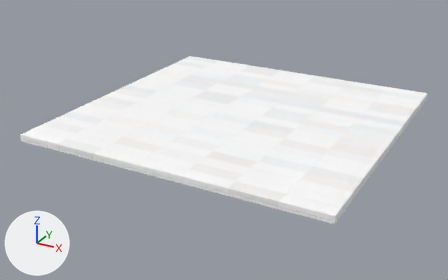
Renders of the glTF model site/models/board_9.glb from each side of a commit.
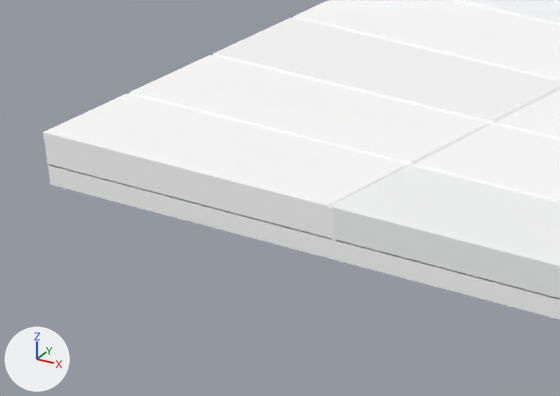
The first picture shows the older version from a 50 mm lens placed at (1.337, -2.609, 1.152), pointed at (-0.051, -0.085, -0.11). The close-ups show the older and then the newer version on the part from 3% to 19% of the width and 42% to 60% of the height of that picture. Only the edits that show in the close-ups are written down. The axes (+X, +Y, +Z) are drawn at lower left. The lights are the same throughout.

Names of what the first close-up shows: 'MORTAR', 'T01_T01', 'backing'.
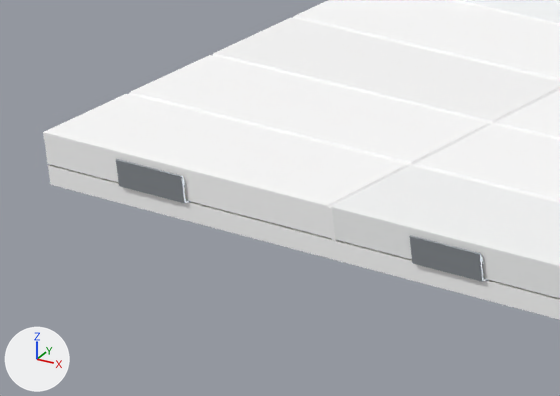
Boxes (x1, y1, x2, y2) around the edits, measured in the close-ups (560 x 396 px):
'CLIP_R50', added (mostly hidden): after (116, 159, 487, 282)

Patch to the scene script:
```diff
--- a/site/models/board_9.glb.py
+++ b/site/models/board_9.glb.py
@@ mat_rail @@
+mat_rail = principled_material('rail')
+mat_rail.base_color = (0.52, 0.56, 0.6)  # light grey #bfc5cb
+mat_rail.metallic = 0.9
+mat_rail.roughness = 0.42
@@ me_r50 @@
+me_r50.from_pydata(...)  # 5278 vertices, 8946 faces; spans x -0.704..0.704, y -0.749..0.749, z 0.0..0.017
+me_r50.materials.append(mat_rail)  # light grey #bfc5cb
@@ ob_clip_r50 @@
+ob_clip_r50 = bpy.data.objects.new('CLIP_R50', me_r50)
+ob_clip_r50.location = (0.0, 0.0, 0.0)
```
